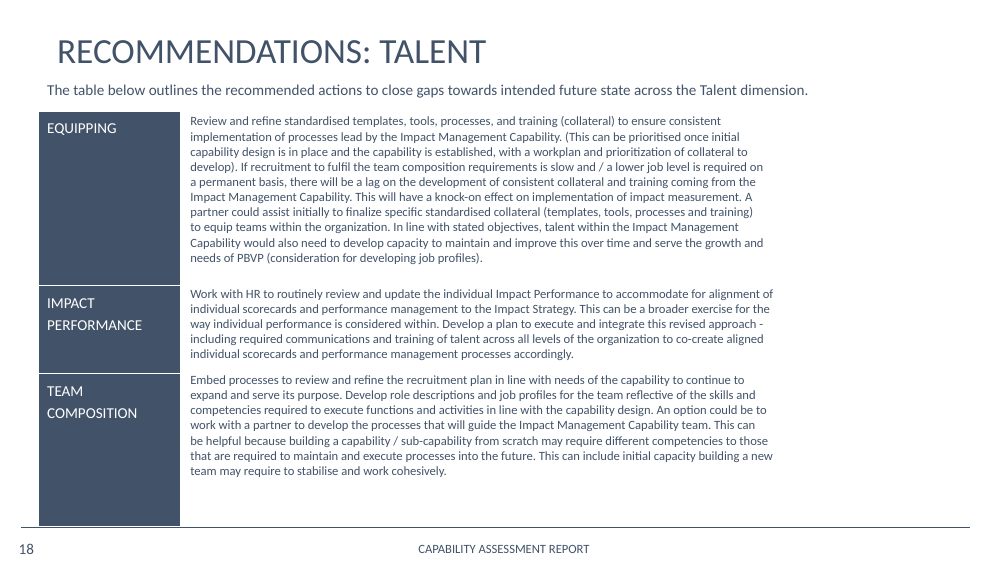
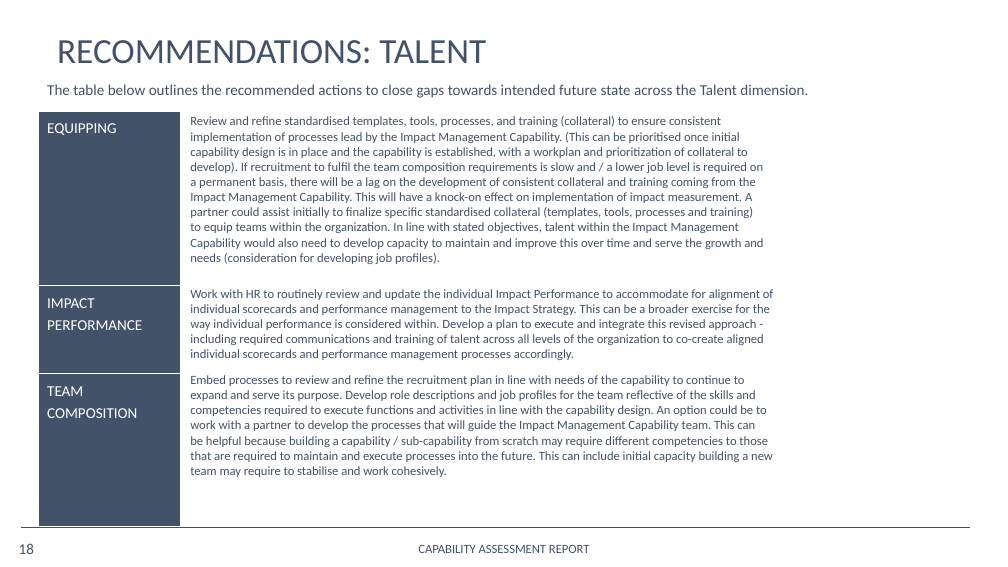
Before and after one commit to opus-meum/power-automate, a slide deck: slide 18 of Capability Assessment Report.pptx. Drawn at 1008x567 pixels with LibreOffice and Linux fonts; fonts in the diff are those of the drawing; background and template pictures are left out. Boxes give left, top, right and bottom in pixels: in the first picture for what was removed or moved away, otherwise in the second. Text is boxed around its words. In the diff, an @@ line names an element or a change of style, - is before the commit and + after.

```diff
--- a/Capability Assessment Report.pptx
+++ b/Capability Assessment Report.pptx
@@ text at [190,253,440,264]: text changed @@
-needs of PBVP (consideration for developing job profiles).
+needs (consideration for developing job profiles).
```
Also in this commit, not shown: 2 other files.
